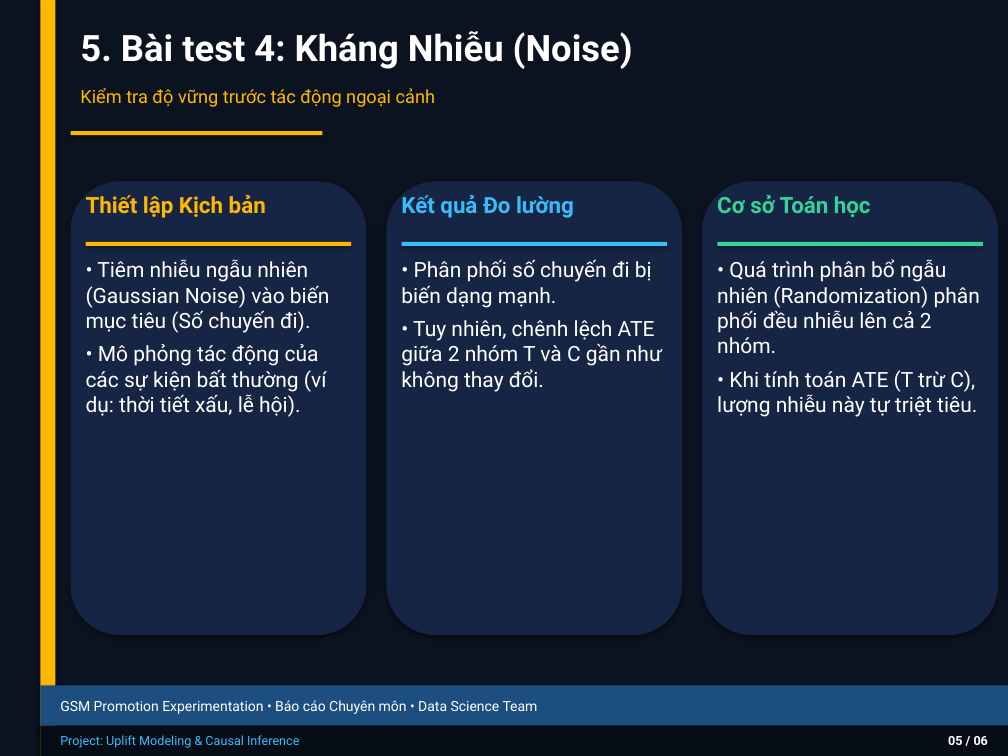
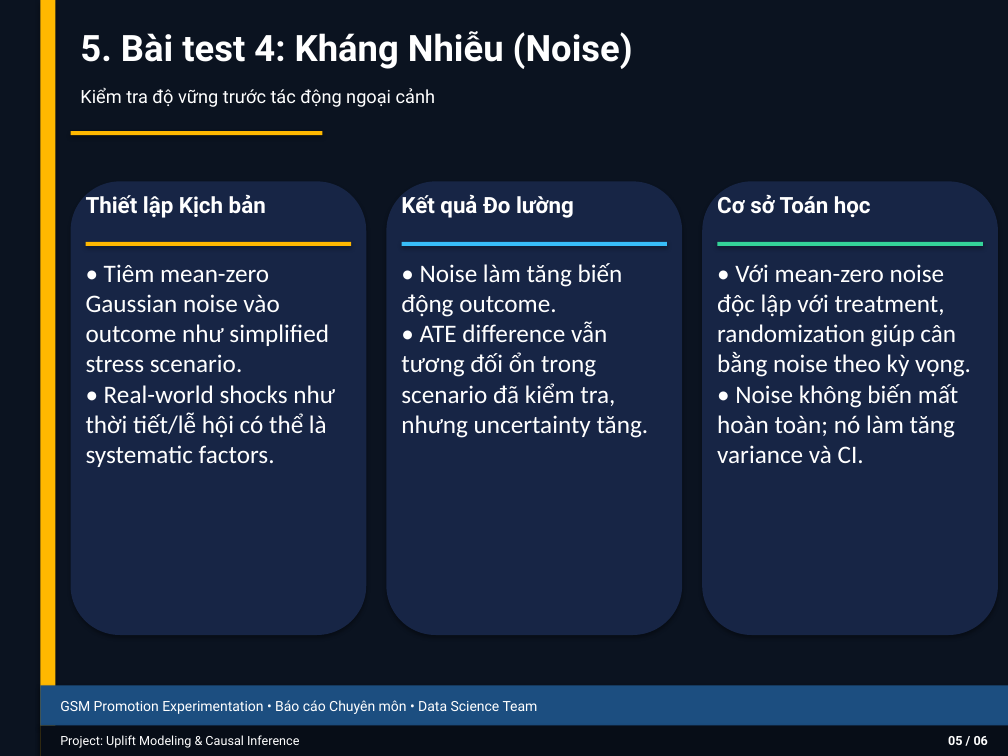
Before and after one commit to thaibuivan/GSM-promotion-experimentation, a slide deck: slide 6 of docs/Week6_Stress_Test_Summary.pptx. Drawn at 1008x756 pixels with LibreOffice and Linux fonts; fonts in the diff are those of the drawing. Boxes give left, top, right and bottom in pixels: in the first picture for what was removed or moved away, otherwise in the second. Text is boxed around its words. In the diff, an @@ line names an element or a change of style, - is before the commit and + after.

```diff
--- a/docs/Week6_Stress_Test_Summary.pptx
+++ b/docs/Week6_Stress_Test_Summary.pptx
@@ text "Kiểm tra độ vững trước ..." at box(80, 88, 435, 107): text colour #FFB800 to #FFFFFF @@
@@ text "Thiết lập Kịch bản" at box(86, 194, 266, 218): text colour #FFB800 to #FFFFFF @@
@@ text "Kết quả Đo lường" at box(401, 194, 574, 218): text colour #38BDF8 to #FFFFFF @@
@@ text "Cơ sở Toán học" at box(717, 194, 871, 217): text colour #34D399 to #FFFFFF @@
@@ text at box(86, 264, 335, 467): text changed; size 15 to 18 pt; font Roboto to Calibri @@
-• Tiêm nhiễu ngẫu nhiên (Gaussian Noise) vào biến mục tiêu (Số chuyến đi).
-• Mô phỏng tác động của các sự kiện bất thường (ví dụ: thời tiết xấu, lễ hội).
+• Tiêm mean-zero Gaussian noise vào outcome như simplified stress scenario.
+• Real-world shocks như thời tiết/lễ hội có thể là systematic factors.
@@ text at box(401, 263, 649, 438): text changed; size 15 to 18 pt; font Roboto to Calibri @@
-• Phân phối số chuyến đi bị biến dạng mạnh.
-• Tuy nhiên, chênh lệch ATE giữa 2 nhóm T và C gần như không thay đổi.
+• Noise làm tăng biến động outcome.
+• ATE difference vẫn tương đối ổn trong scenario đã kiểm tra, nhưng uncertainty tăng.
@@ text at box(717, 264, 971, 463): text changed; size 15 to 18 pt; font Roboto to Calibri @@
-• Quá trình phân bổ ngẫu nhiên (Randomization) phân phối đều nhiễu lên cả 2 nhóm.
-• Khi tính toán ATE (T trừ C), lượng nhiễu này tự triệt tiêu.
+• Với mean-zero noise độc lập với treatment, randomization giúp cân bằng noise theo kỳ vọng.
+• Noise không biến mất hoàn toàn; nó làm tăng variance và CI.
@@ text "Project: Uplift Modeling & Causal ..." at box(60, 735, 299, 748): text colour #38BDF8 to #FFFFFF @@
```
Also in this commit, not shown: 6 other slides changed, 5 other files.
